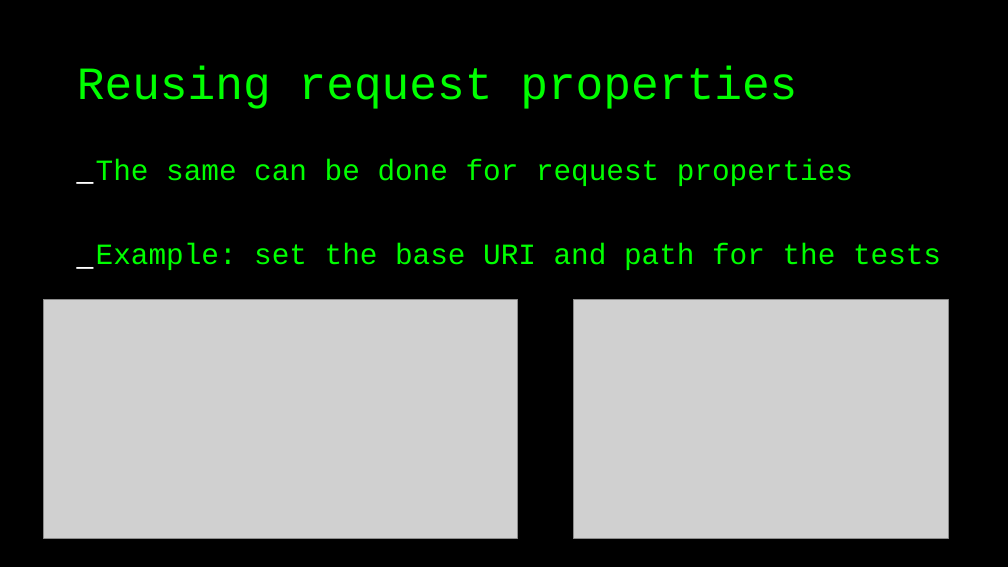
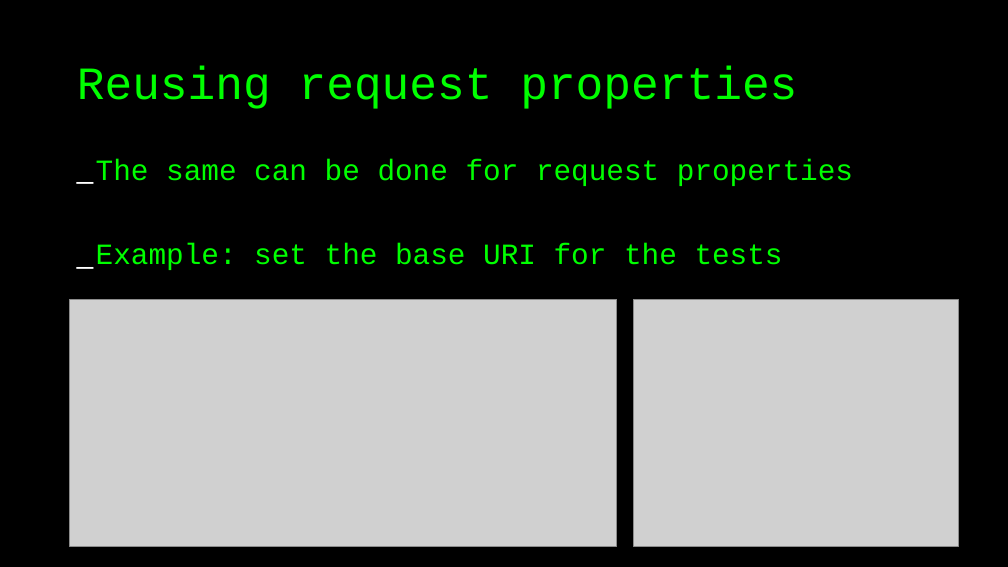
Before and after one commit to basdijkstra/rest-assured-workshop, a slide deck: slide 34 of RestAssuredWorkshop.odp (slide 37 before the commit). Drawn at 1008x567 pixels with LibreOffice and Linux fonts; fonts in the diff are those of the drawing; grey boxes stand for pictures. Boxes give left, top, right and bottom in pixels: in the first picture for what was removed or moved away, otherwise in the second. Text is boxed around its words. In the diff, an @@ line names an element or a change of style, - is before the commit and + after.

```diff
--- a/RestAssuredWorkshop.odp
+++ b/RestAssuredWorkshop.odp
@@ text at box(96, 243, 783, 270): text changed @@
-_ Example: set the base URI and path for the tests
+_ Example: set the base URI for the tests
@@ picture: place and size @@
-picture at box(44, 299, 518, 538)
+picture at box(70, 299, 617, 547)
@@ picture: place and size @@
-picture at box(573, 299, 948, 538)
+picture at box(634, 299, 959, 547)
```
Also in this commit, not shown: 17 other slides changed, 3 slides added, 6 slides removed, 8 other files.
